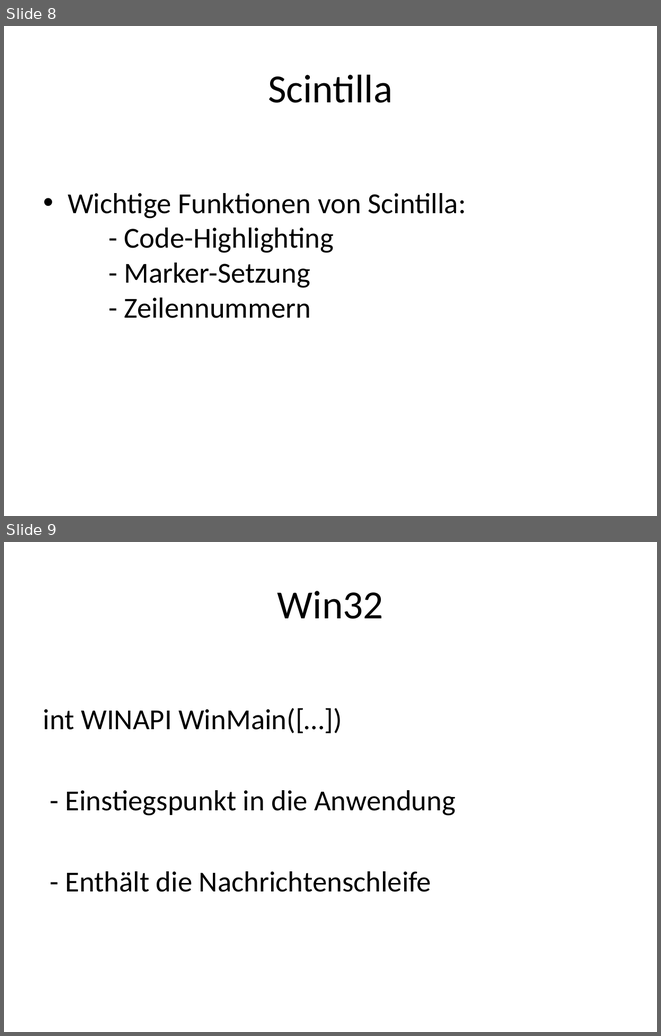
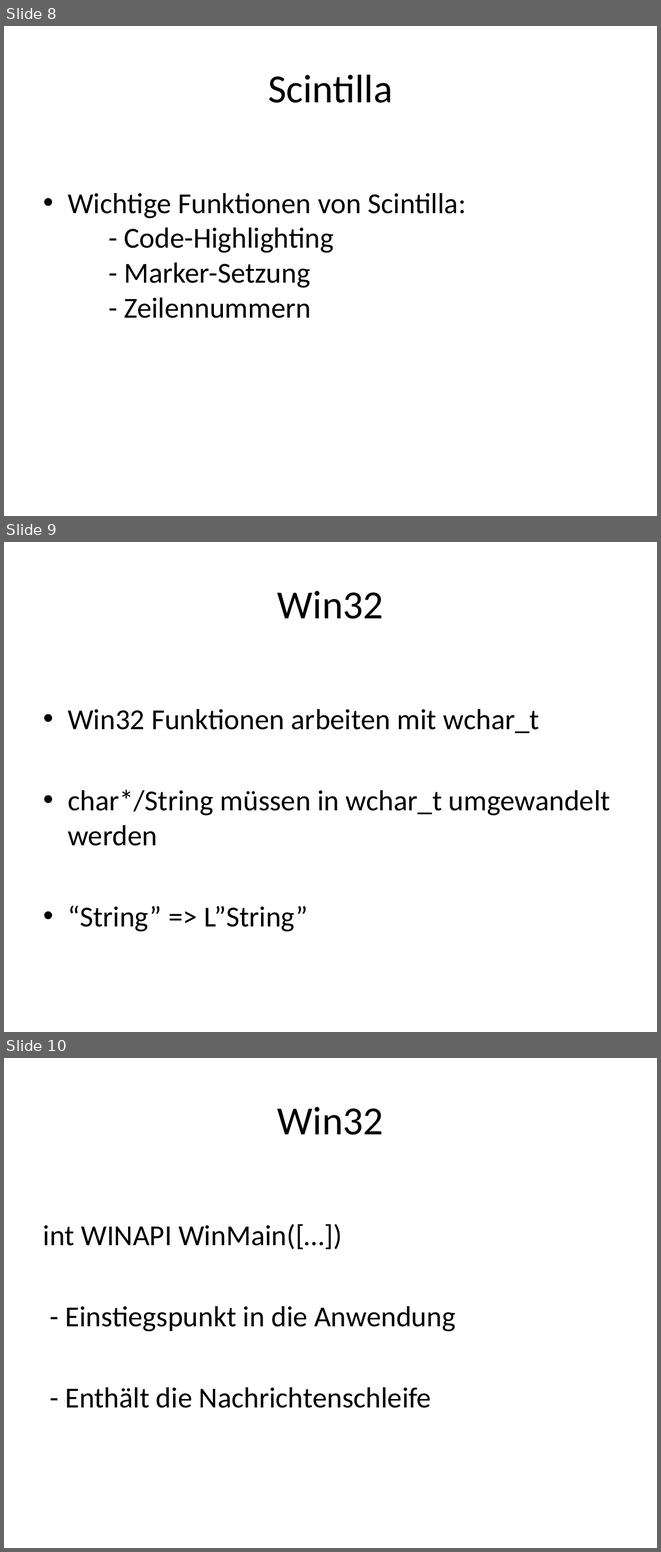
Before and after one commit to y2kbugger/mmix.cs.hm.edu, a slide deck: util/trunk/mmixedit/doc/MMIXEdit.pptx. Shown one above the other, each under a label of ours: slides 8 and 9 before the commit, slides 8, 9 and 10 after it. The pictures are 661x1036 and 661x1552 pixels, drawn with LibreOffice and Linux fonts; fonts in the diff are those of the drawing. Boxes give left, top, right and bottom in pixels: in the first picture for what was removed or moved away, otherwise in the second. Text is boxed around its words. In the diff, an @@ line names an element or a change of style, - is before the commit and + after.

```diff
--- a/util/trunk/mmixedit/doc/MMIXEdit.pptx
+++ b/util/trunk/mmixedit/doc/MMIXEdit.pptx
@@ slide 9 added at [4, 542, 657, 1032], background #FFFFFF @@
@@ title added at [277, 591, 383, 619], 44 pt, text #000000 @@
+Win32
@@ text added at [68, 709, 610, 932], 32 pt, text #000000 @@
+• Win32 Funktionen arbeiten mit wchar_t
+• char*/String müssen in wchar_t umgewandelt werden
+• “String” => L”String”
@@ what was slide 9 is now slide 10 @@
```
Also in this commit, not shown: 11 other files.
